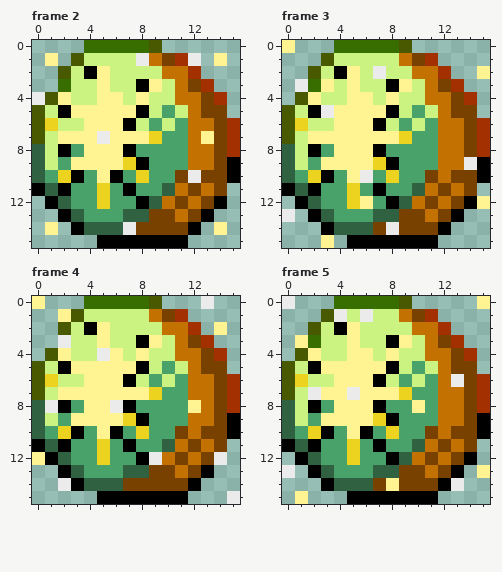
Pixel-art file, stored at mask/sprites/aesprite/kiwi.aseprite. The picture above was drawn from the file before the commit.
16x16 pixels, 6 frames. Shown: frame 2, frame 3, frame 4, frame 5. The commit also changed other frames, which this record leaves out.
After:
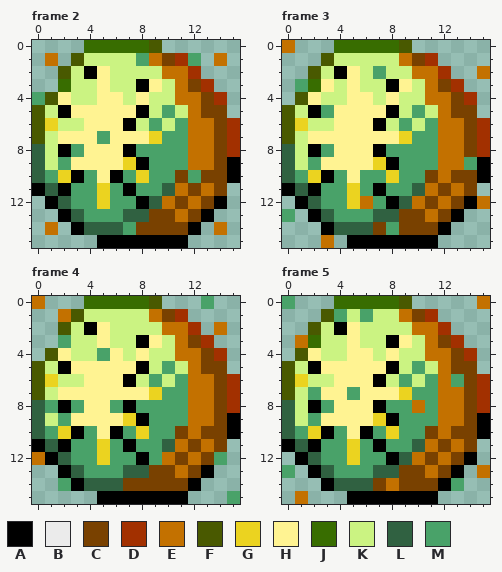
Palette (. is transparent): A #000000  B #ebebeb  C #794100  D #a23000  E #c37100  F #495900  G #ebd320  H #fff392  J #386d00  K #cbf382  L #306141  M #49a269
From old to new:
{"where": "frame 2, layer \"Layer 2\""}
{"frame":2,"y":1,"x":1,"old":"H","new":"E"}
{"frame":2,"y":1,"x":8,"old":"B","new":"M"}
{"frame":2,"y":1,"x":12,"old":"B","new":"M"}
{"frame":2,"y":1,"x":14,"old":"H","new":"E"}
{"frame":2,"y":4,"x":0,"old":"B","new":"M"}
{"frame":2,"y":7,"x":5,"old":"B","new":"M"}
{"frame":2,"y":7,"x":13,"old":"H","new":"E"}
{"frame":2,"y":10,"x":12,"old":"B","new":"M"}
{"frame":2,"y":14,"x":1,"old":"H","new":"E"}
{"frame":2,"y":14,"x":7,"old":"B","new":"M"}
{"frame":2,"y":14,"x":14,"old":"H","new":"E"}
{"where": "frame 3, layer \"Layer 2\""}
{"frame":3,"y":0,"x":0,"old":"H","new":"E"}
{"frame":3,"y":2,"x":7,"old":"B","new":"M"}
{"frame":3,"y":2,"x":15,"old":"H","new":"E"}
{"frame":3,"y":3,"x":1,"old":"B","new":"M"}
{"frame":3,"y":5,"x":3,"old":"B","new":"M"}
{"frame":3,"y":9,"x":14,"old":"B","new":"M"}
{"frame":3,"y":10,"x":6,"old":"B","new":"M"}
{"frame":3,"y":12,"x":6,"old":"H","new":"E"}
{"frame":3,"y":12,"x":15,"old":"H","new":"E"}
{"frame":3,"y":13,"x":0,"old":"B","new":"M"}
{"frame":3,"y":14,"x":8,"old":"B","new":"M"}
{"frame":3,"y":15,"x":3,"old":"H","new":"E"}
{"where": "frame 4, layer \"Layer 2\""}
{"frame":4,"y":0,"x":0,"old":"H","new":"E"}
{"frame":4,"y":0,"x":13,"old":"B","new":"M"}
{"frame":4,"y":1,"x":2,"old":"H","new":"E"}
{"frame":4,"y":2,"x":14,"old":"H","new":"E"}
{"frame":4,"y":3,"x":2,"old":"B","new":"M"}
{"frame":4,"y":4,"x":5,"old":"B","new":"M"}
{"frame":4,"y":8,"x":1,"old":"B","new":"M"}
{"frame":4,"y":8,"x":6,"old":"B","new":"M"}
{"frame":4,"y":8,"x":12,"old":"H","new":"E"}
{"frame":4,"y":12,"x":0,"old":"H","new":"E"}
{"frame":4,"y":12,"x":9,"old":"B","new":"M"}
{"frame":4,"y":12,"x":14,"old":"B","new":"M"}
{"frame":4,"y":14,"x":2,"old":"B","new":"M"}
{"frame":4,"y":15,"x":15,"old":"B","new":"M"}
{"where": "frame 5, layer \"Layer 2\""}
{"frame":5,"y":0,"x":0,"old":"B","new":"M"}
{"frame":5,"y":0,"x":15,"old":"H","new":"E"}
{"frame":5,"y":1,"x":4,"old":"B","new":"M"}
{"frame":5,"y":1,"x":6,"old":"B","new":"M"}
{"frame":5,"y":3,"x":1,"old":"H","new":"E"}
{"frame":5,"y":6,"x":13,"old":"B","new":"M"}
{"frame":5,"y":7,"x":2,"old":"B","new":"M"}
{"frame":5,"y":7,"x":5,"old":"B","new":"M"}
{"frame":5,"y":8,"x":10,"old":"H","new":"E"}
{"frame":5,"y":13,"x":0,"old":"B","new":"M"}
{"frame":5,"y":13,"x":15,"old":"H","new":"E"}
{"frame":5,"y":14,"x":8,"old":"H","new":"E"}
{"frame":5,"y":14,"x":13,"old":"B","new":"M"}
{"frame":5,"y":15,"x":1,"old":"H","new":"E"}
